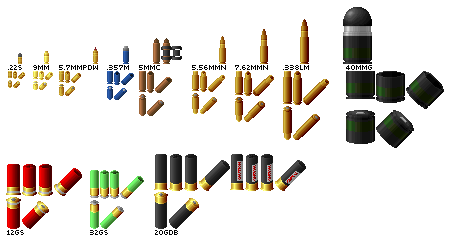
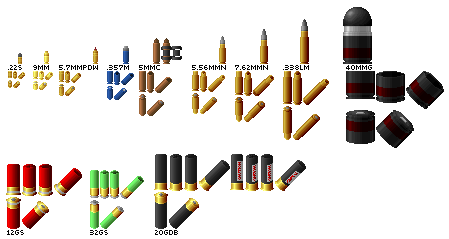
Layers edited between the first and the second (449, 239) image:
renamed "Layer 2" to ".44M Primers", painted on it over [109, 88, 125, 91]
